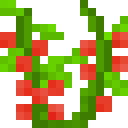
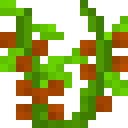
Two versions of the same layered image (128 x 128). Layer-by-layer changes:
painted on "berries_ripe" over [left=0, top=32, right=128, bottom=120]
